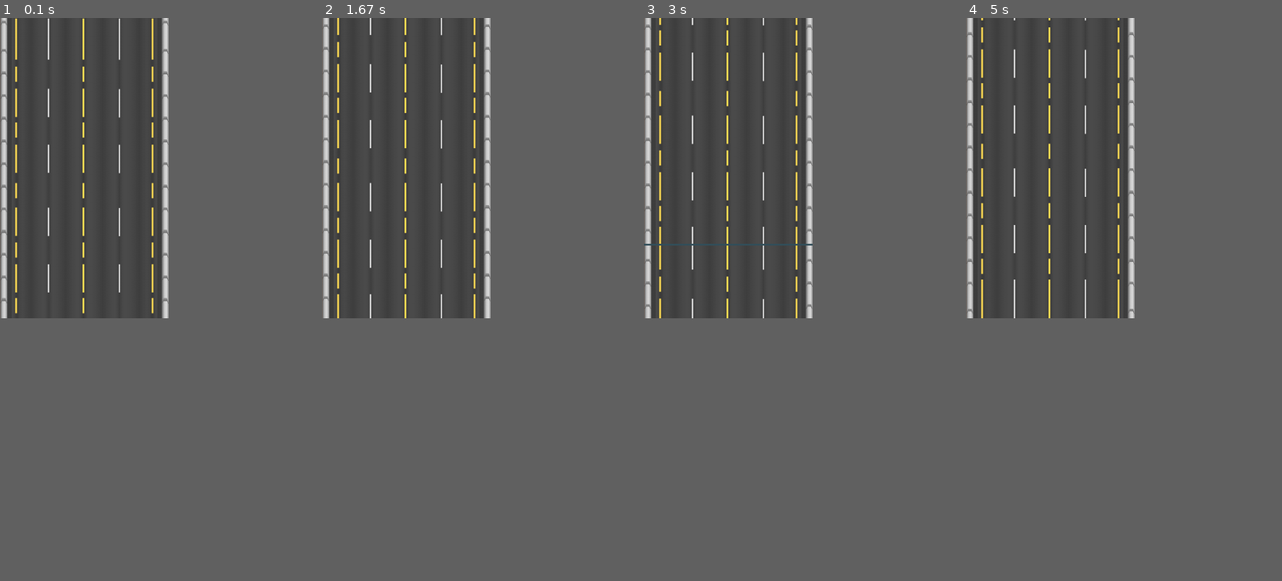
Above: before the commit, frames 1-4 (left to right).
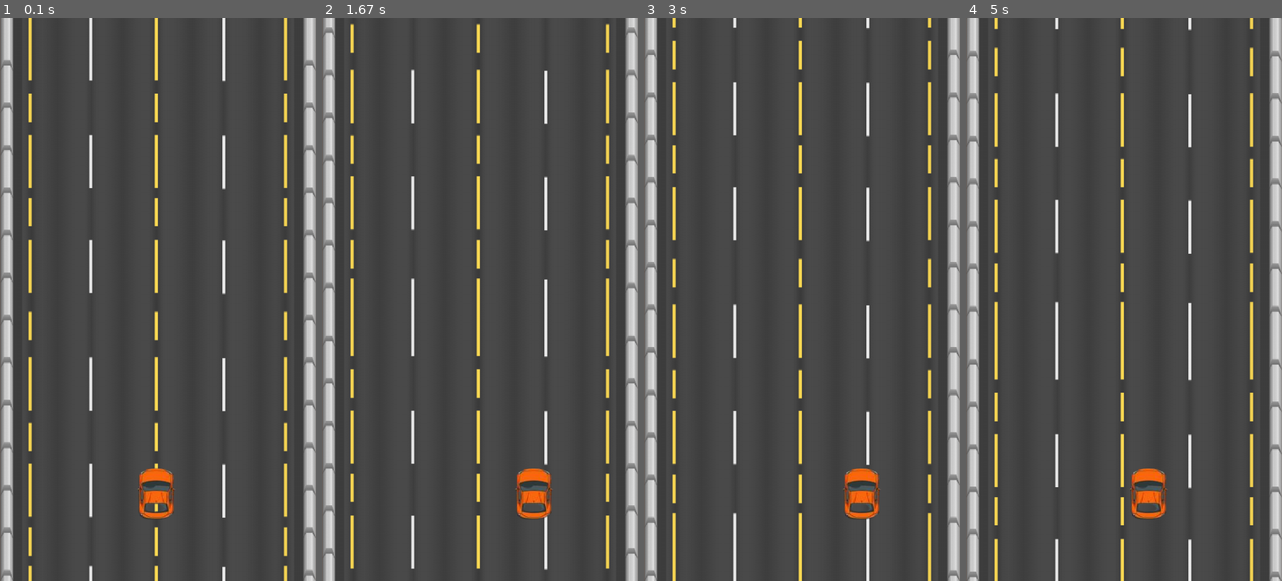
Above: after the commit, the same moments.

Repository: huszargergelyakos/Pygame10A_F
Game: pygame game, started from main.py
Same seed, same stepped clock (60 frames per second), same inputs: the game is played once before the commit and once after it.
Inputs:
- Up to frame 1 (0.1 s): no input
- Up to frame 2 (1.67 s): hold Right 0.33-0.8 s; hold Right 0.83-1.3 s; hold A from 1.33 s (still down)
- Up to frame 3 (3 s): release A at 1.87 s; hold Left 1.9-2.3 s; hold D 2.33-2.97 s
- Up to frame 4 (5 s): hold Left 3-3.47 s; hold D 3.5-3.97 s; hold Right 4-4.47 s; hold A from 4.5 s (still down)
In our replay, the window is 270x480 before the commit and 506x900 after it. These sizes can differ from the game's own. Grey fills any space a smaller window leaves; there, only what the larger window draws over its background counts as a difference.

The runs differ from the first frame. In frame 1, 14% of the frame differs, in the area x 0-100%, y 0-100%; in frame 2, 14%; in frame 3, 14%; in frame 4, 14%.

Commit message:
fix road, scale screen, player and adding car pictures

Diff:
--- a/game.py
+++ b/game.py
@@ -2,22 +2,24 @@
 import pygame
 from settings import SCREEN_WIDTH, SCREEN_HEIGHT, FPS, BLUE
 from road import Road
+from player import Player  # <--- Új import!
 
 
 class Game:
     def __init__(self) -> None:
-        # Inicializálja a játékot és a képernyőt.
         self.screen = pygame.display.set_mode((SCREEN_WIDTH, SCREEN_HEIGHT))
         pygame.display.set_caption("Highway Dodge")
         self.clock = pygame.time.Clock()
         self.running = True
 
-        # Objektumok példányosítása
-        self.speed: int = 5  # Ez lesz a játék alap sebessége
-        self.road = Road("Assets/road.png")  # Út létrehozása
+        self.speed: int = 5
+        self.road = Road("Assets/road.png")
+        # Játékos példányosítása (állítsd be a helyes kép-elérési utat!)
+        self.player = Player(
+            SCREEN_WIDTH // 2, SCREEN_HEIGHT - 150, "Assets/cars/1.png"
+        )
 
     def run(self) -> None:
-        # A fő játékciklus, ami futtatja a játékot.
         while self.running:
             self._check_events()
             self._update()
@@ -25,23 +27,28 @@
             self.clock.tick(FPS)
 
     def _check_events(self) -> None:
-        # Felhasználói inputok és események kezelése.
         for event in pygame.event.get():
             if event.type == pygame.QUIT:
                 self._quit_game()
 
     def _quit_game(self) -> None:
-        # Biztonságos kilépés a játékból.
         self.running = False
         pygame.quit()
         sys.exit()
 
     def _update(self) -> None:
-        # A játék logikájának frissítése.
-        self.road.update(self.speed)  # <--- Út mozgatása
+        self.road.update(self.speed)
+        self._handle_player_input()  # <--- Játékos irányítása
+
+    def _handle_player_input(self) -> None:
+        # Gombok lekérdezése és a játékos frissítése
+        keys = pygame.key.get_pressed()
+        move_left = keys[pygame.K_LEFT] or keys[pygame.K_a]
+        move_right = keys[pygame.K_RIGHT] or keys[pygame.K_d]
+        self.player.update(move_left, move_right)
 
     def _draw(self) -> None:
-        # Minden kirajzolása a képernyőre.
         self.screen.fill(BLUE)
-        self.road.draw(self.screen)  # <--- Út kirajzolása
+        self.road.draw(self.screen)
+        self.player.draw(self.screen)  # <--- Játékos kirajzolása
         pygame.display.update()
--- a/player.py
+++ b/player.py
@@ -1,4 +1,5 @@
 import pygame
+from settings import SCREEN_WIDTH
 
 
 class Player(pygame.sprite.Sprite):
@@ -21,11 +22,11 @@
         self._check_boundaries()
 
     def _check_boundaries(self) -> None:
-        # Ne menjen le a képernyőről (a 288 a képernyő szélessége)
+        # A képernyő széléhez igazítjuk, nem fix számhoz
         if self.rect.left < 30:
             self.rect.left = 30
-        if self.rect.right > 288 - 30:
-            self.rect.right = 288 - 30
+        if self.rect.right > SCREEN_WIDTH - 30:
+            self.rect.right = SCREEN_WIDTH - 30
 
     def draw(self, screen: pygame.Surface) -> None:
         # Játékos kirajzolása
--- a/road.py
+++ b/road.py
@@ -19,11 +19,11 @@
         self._check_boundaries()
 
     def _check_boundaries(self) -> None:
-        # Ha az egyik útdarab kiment a képernyőről, visszaugrik
+        # Pontos illeszkedés: a másik útdarab tetejéhez fűzzük hozzá
         if self.y1 >= SCREEN_HEIGHT:
-            self.y1 = -SCREEN_HEIGHT
+            self.y1 = self.y2 - SCREEN_HEIGHT
         if self.y2 >= SCREEN_HEIGHT:
-            self.y2 = -SCREEN_HEIGHT
+            self.y2 = self.y1 - SCREEN_HEIGHT
 
     def draw(self, screen: pygame.Surface) -> None:
         # Az út kirajzolása
--- a/settings.py
+++ b/settings.py
@@ -1,6 +1,6 @@
 # Képernyő beállítások (PC-re lehet, hogy érdemes lesz nagyobbra venni, pl. 400x700)
-SCREEN_WIDTH: int = 288
-SCREEN_HEIGHT: int = 512
+SCREEN_WIDTH: int = 540
+SCREEN_HEIGHT: int = 960
 FPS: int = 60
 
 # Színek (RGB)
Binary file removed: Assets/app.png
Binary file added: Assets/cars/1.png
Binary file added: Assets/cars/2.png
Binary file added: Assets/cars/3.png
Binary file added: Assets/cars/4.png
Binary file added: Assets/cars/5.png
Binary file added: Assets/cars/6.png
Binary file added: Assets/cars/7.png
Binary file added: Assets/cars/8.png
Binary file added: Assets/coins/1.png
Binary file added: Assets/coins/2.png
Binary file added: Assets/coins/3.png
(and 9 more such lines)
